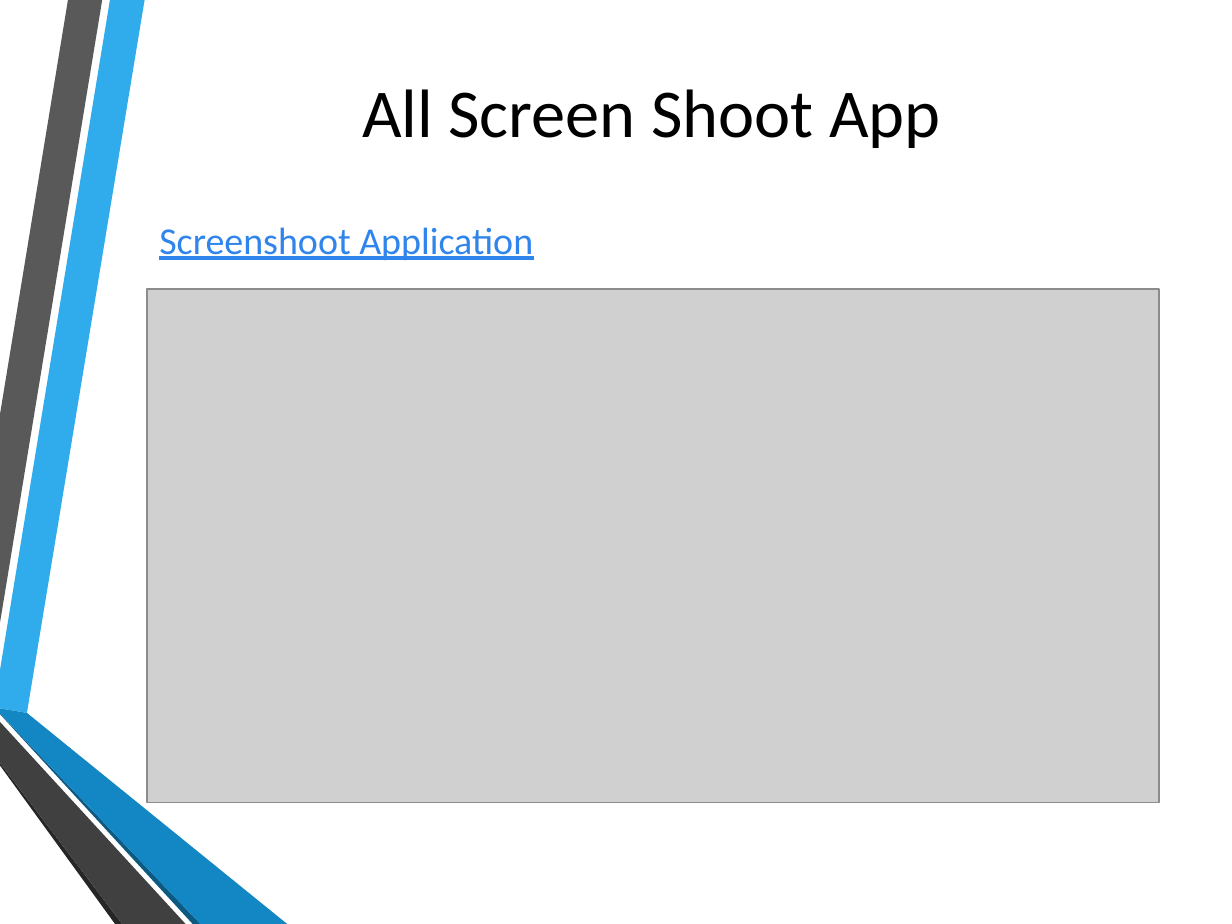
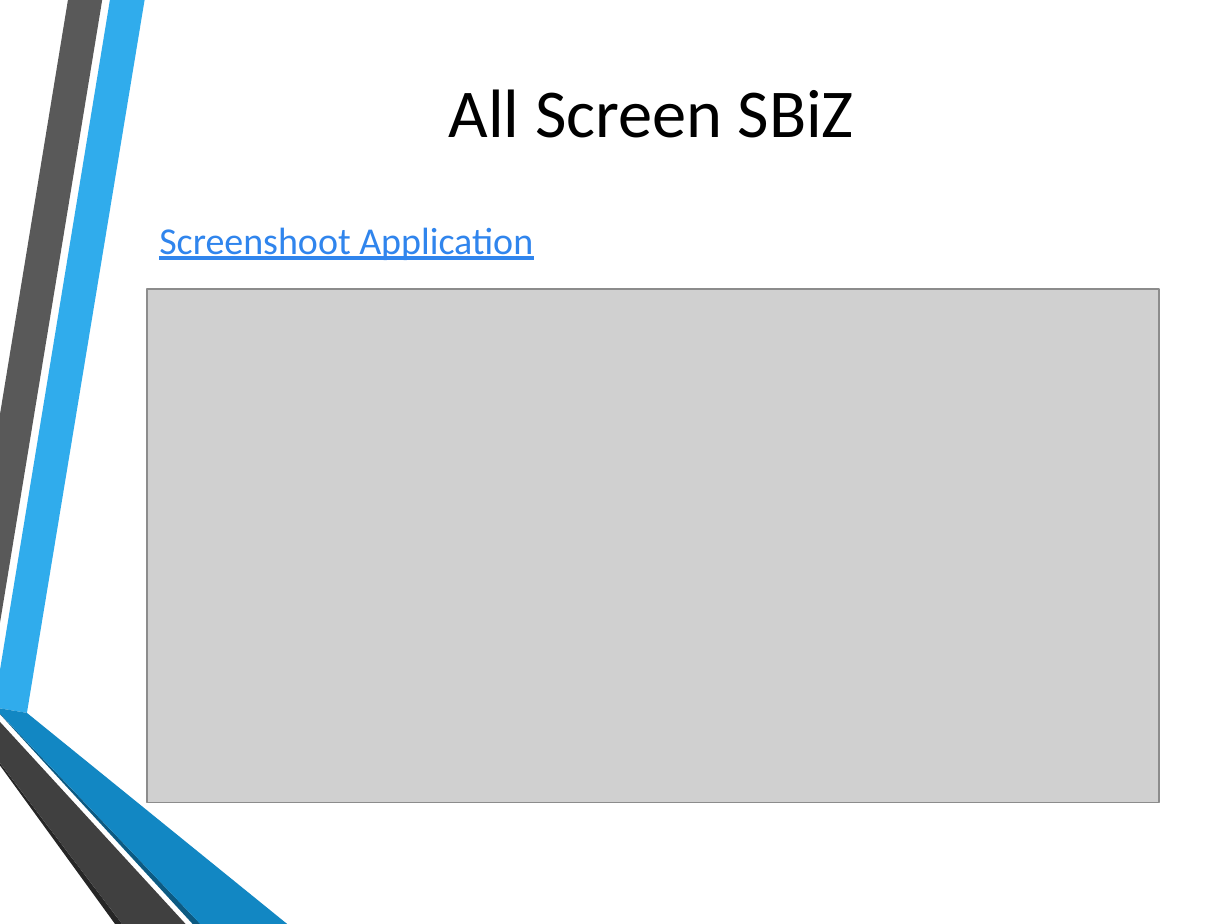
Before and after one commit to dendie851/sbiz-php, a slide deck: slide 12 of presentation/slide-presentation.pptx (slide 7 before the commit). Drawn at 1232x924 pixels with LibreOffice and Linux fonts; fonts in the diff are those of the drawing; grey boxes stand for pictures; background and template pictures are left out. Boxes give left, top, right and bottom in pixels: in the first picture for what was removed or moved away, otherwise in the second. Text is boxed around its words. In the diff, an @@ line names an element or a change of style, - is before the commit and + after.

```diff
--- a/presentation/slide-presentation.pptx
+++ b/presentation/slide-presentation.pptx
@@ title at [449, 89, 854, 138]: text changed @@
-All Screen Shoot App
+All Screen SBiZ
```
Also in this commit, not shown: 8 other slides changed, 4 slides added, 4 slides removed, 3 other files.
